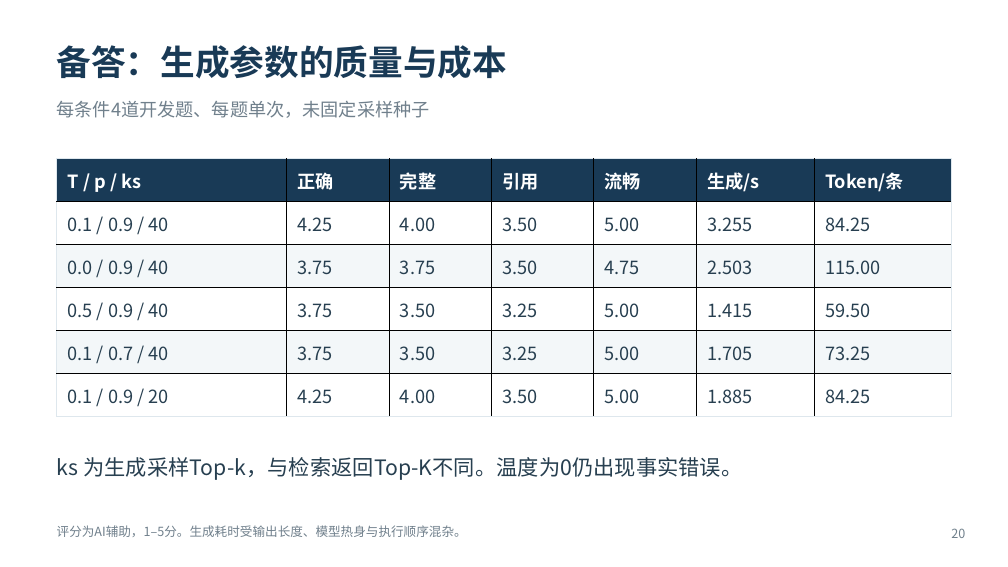
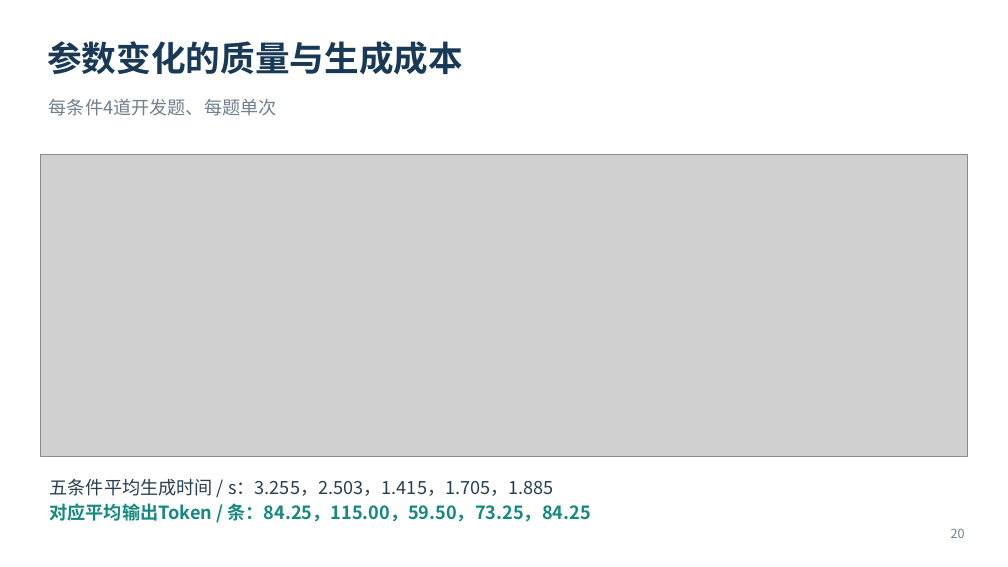
Before and after one commit to JueBeiYi/-RAG-Agent-, a slide deck: slide 18 of artifacts/defense/课设答辩_智能科研助理.pptx (slide 20 before the commit). Drawn at 1008x567 pixels with LibreOffice and Linux fonts; fonts in the diff are those of the drawing; grey boxes stand for pictures. Boxes give left, top, right and bottom in pixels: in the first picture for what was removed or moved away, otherwise in the second. Text is boxed around its words. In the diff, an @@ line names an element or a change of style, - is before the commit and + after.

```diff
--- a/artifacts/defense/课设答辩_智能科研助理.pptx
+++ b/artifacts/defense/课设答辩_智能科研助理.pptx
@@ text at bbox=[47, 41, 463, 75]: text changed @@
-备答：生成参数的质量与成本
+参数变化的质量与生成成本
@@ text at bbox=[49, 99, 277, 116]: text changed @@
-每条件4道开发题、每题单次，未固定采样种子
+每条件4道开发题、每题单次
@@ picture added at bbox=[40, 155, 967, 457] @@
@@ table removed at bbox=[57, 158, 950, 417], 6 rows, 7 columns @@
-T / p / ks | 正确 | 完整 | 引用 | 流畅 | 生成/s | Token/条
-0.1 / 0.9 / 40 | 4.25 | 4.00 | 3.50 | 5.00 | 3.255 | 84.25
-0.0 / 0.9 / 40 | 3.75 | 3.75 | 3.50 | 4.75 | 2.503 | 115.00
-0.5 / 0.9 / 40 | 3.75 | 3.50 | 3.25 | 5.00 | 1.415 | 59.50
-0.1 / 0.7 / 40 | 3.75 | 3.50 | 3.25 | 5.00 | 1.705 | 73.25
-0.1 / 0.9 / 20 | 4.25 | 4.00 | 3.50 | 5.00 | 1.885 | 84.25
@@ text at bbox=[50, 478, 554, 496]: text changed; size 20.2 to 17.2 pt @@
-ks 为生成采样Top-k，与检索返回Top-K不同。温度为0仍出现事实错误。
+五条件平均生成时间 / s：3.255，2.503，1.415，1.705，1.885
@@ text added at bbox=[50, 503, 591, 522], 17.2 pt, text #168980, bold @@
+对应平均输出Token / 条：84.25，115.00，59.50，73.25，84.25
@@ text removed at bbox=[57, 525, 467, 537] @@
-评分为AI辅助，1–5分。生成耗时受输出长度、模型热身与执行顺序混杂。
```
Also in this commit, not shown: 16 other slides changed, 2 slides added, 2 slides removed, 9 other files.
